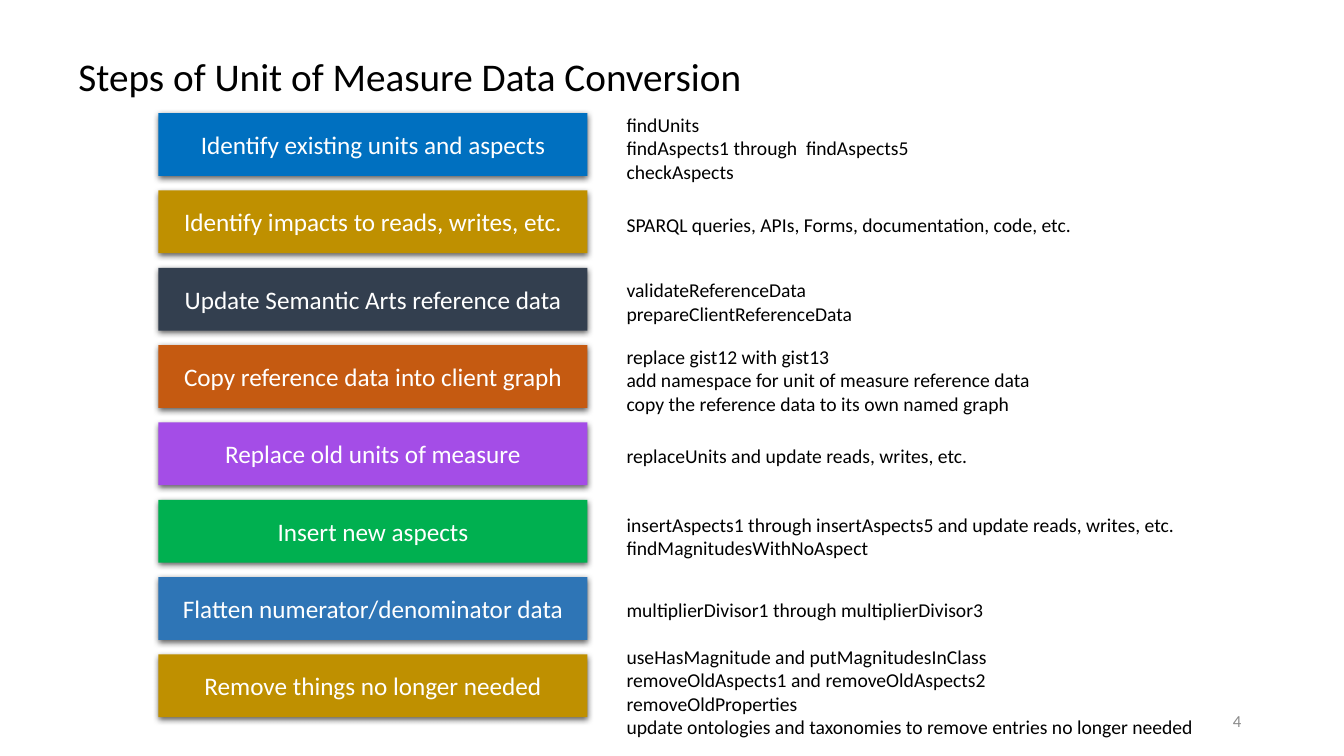
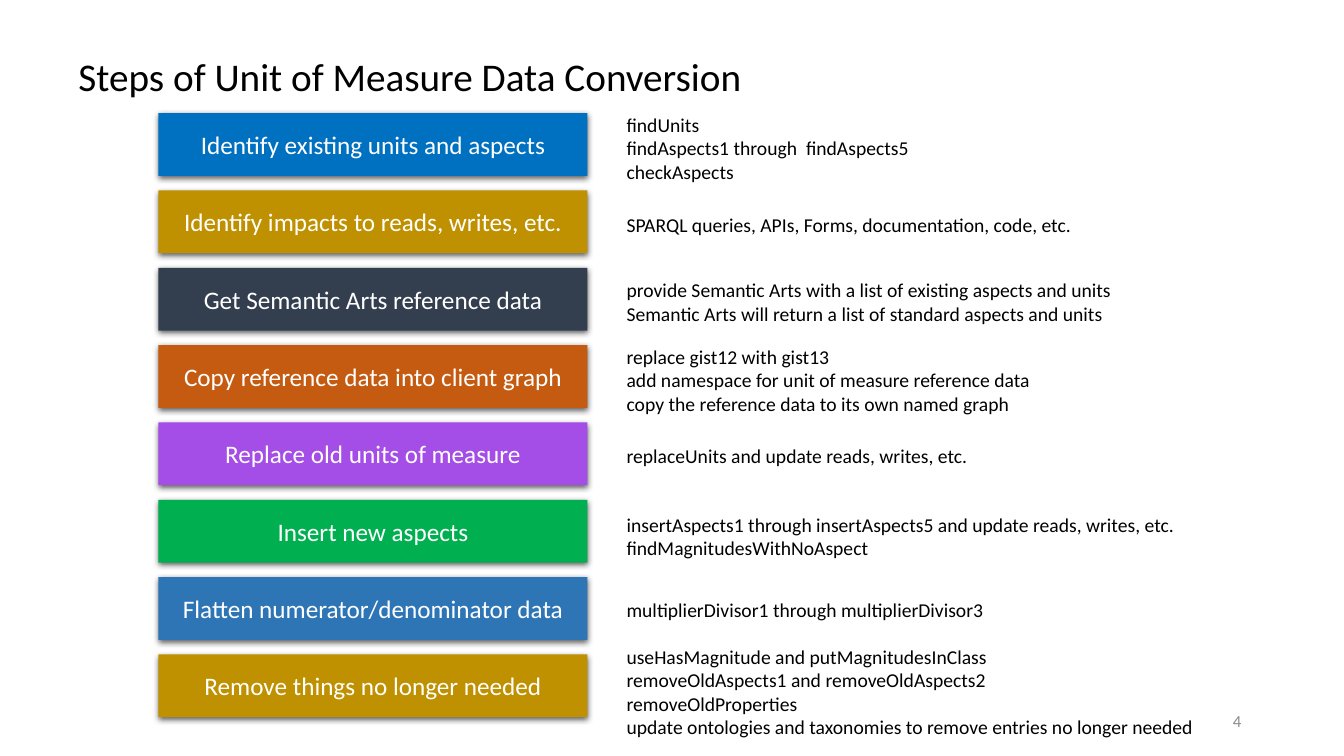
Before and after one commit to semanticarts/gist, a slide deck: slide 4 of migration/v13.0/uomDataConversion.pptx. Drawn at 1344x756 pixels with LibreOffice and Linux fonts; fonts in the diff are those of the drawing. Boxes give left, top, right and bottom in pixels: in the first picture for what was removed or moved away, otherwise in the second. Text is boxed around its words. In the diff, an @@ line names an element or a change of style, - is before the commit and + after.

Commit message:
clarify the step of getting standardized aspects and units from Semantic Arts

```diff
--- a/migration/v13.0/uomDataConversion.pptx
+++ b/migration/v13.0/uomDataConversion.pptx
@@ text in rectangle at (204, 291, 542, 309): text changed @@
-Update Semantic Arts reference data
+Get Semantic Arts reference data
@@ text at (627, 283, 1110, 324): text changed @@
-validateReferenceData
-prepareClientReferenceData
+provide Semantic Arts with a list of existing aspects and units
+Semantic Arts will return a list of standard aspects and units
```
Also in this commit, not shown: 1 other slide changed.
